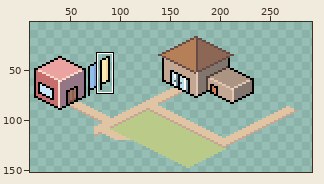
One commit to this sprite sheet: sitemap.png. Above, an overview of the earlier version with the close-up marked.
Close-up. As it was:
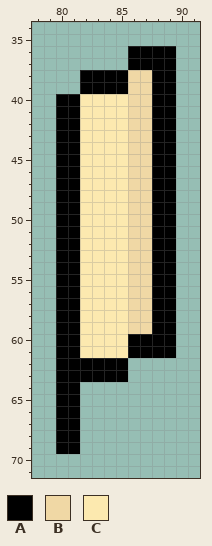
The file is 320x240 pixels. Shown: x 78..91, y 34..71. The wide view leaves out empty margins. The commit also changed other parts of the picture, which this record leaves out.
Palette (. is transparent): A #000000  B #f0d8a5  C #fce9af
Pixels before, first column x 80:
36 ......AAAA
37 ......AAAA
38 ..AAAABBAA
39 ..AAAABBAA
40 AACCCCBBAA
41 AACCCCBBAA
42 AACCCCBBAA
43 AACCCCBBAA
44 AACCCCBBAA
45 AACCCCBBAA
46 AACCCCBBAA
47 AACCCCBBAA
48 AACCCCBBAA
49 AACCCCBBAA
50 AACCCCBBAA
51 AACCCCBBAA
52 AACCCCBBAA
53 AACCCCBBAA
54 AACCCCBBAA
55 AACCCCBBAA
56 AACCCCBBAA
57 AACCCCBBAA
58 AACCCCBBAA
59 AACCCCBBAA
60 AACCCCAAAA
61 AACCCCAAAA
62 AAAAAA....
63 AAAAAA....
64 AA........
65 AA........
66 AA........
67 AA........
68 AA........
69 AA........
Once edited:
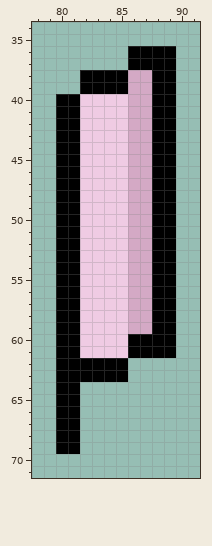
Difference:
Colour B changes from #f0d8a5 to #d4a9c5.
Colour C changes from #fce9af to #efcbe3.
Where, in picture pixels (left, top, right, bottom), the same in both close-ups:
changed: (80, 70, 152, 358)
